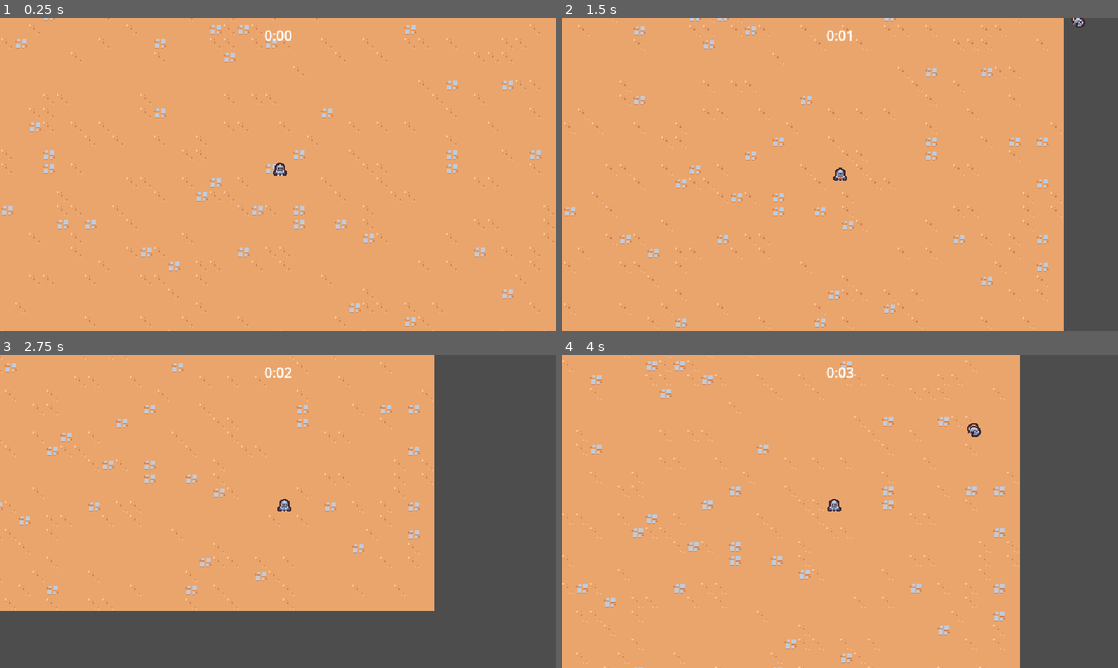
Above: before the commit, frames 1-4 (two rows, left to right).
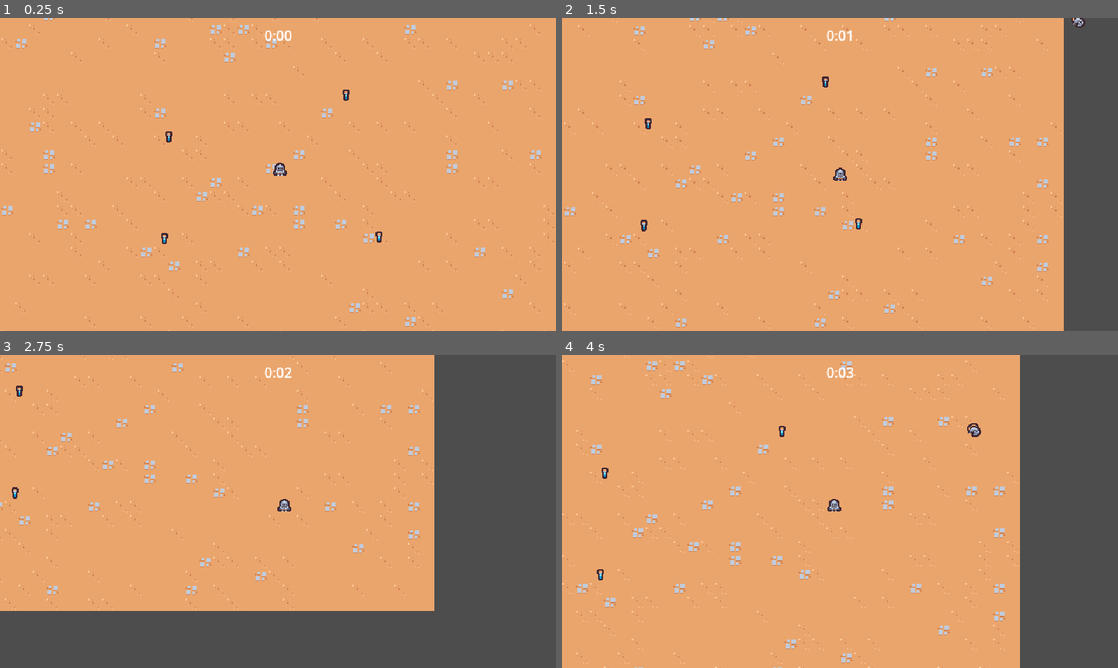
Above: after the commit, the same moments.

Repository: ToraSpaceLab/Survivors
Game: Godot game, scene res://scenes/main/main.tscn
The game is run twice, just before and just after one commit, with the same random seed, the same clock (stepped at 60 frames per second) and the same inputs.
Inputs:
- Up to frame 1 (0.25 s): no input
- Up to frame 2 (1.5 s): hold D (move_right) 0.53-1.28 s; hold S (move_down) from 1.28 s (still down)
- Up to frame 3 (2.75 s): release S (move_down) at 2.03 s; hold D (move_right) from 2.03 s (still down)
- Up to frame 4 (4 s): release D (move_right) at 2.78 s; hold W (move_up) 2.78-3.53 s; hold A (move_left) from 3.53 s (still down)

The runs differ from the first frame. In frame 1, 0.1% of the frame differs, in the area x 29-69%, y 22-73%; in frame 2, 0.1%, in the area x 14-54%, y 18-69%; in frame 3, less than 0.1%; in frame 4, 0.1%.

Commit message:
Experience drops

Diff:
--- a/project.godot
+++ b/project.godot
@@ -60,6 +60,7 @@
 2d_physics/layer_2="Player"
 2d_physics/layer_3="Enemy"
 2d_physics/layer_4="EnemyCollision"
+2d_physics/layer_5="PlayerPickup"
 
 [rendering]
 
--- a/scenes/UI/arena_time_ui.tscn
+++ b/scenes/UI/arena_time_ui.tscn
@@ -1,6 +1,6 @@
 [gd_scene load_steps=2 format=3 uid="uid://c75y2vfdpd7vd"]
 
-[ext_resource type="Script" path="res://scenes/UI/arena_time_ui.gd" id="1_c3fu8"]
+[ext_resource type="Script" path="res://scenes/ui/arena_time_ui.gd" id="1_c3fu8"]
 
 [node name="ArenaTimeUI" type="CanvasLayer"]
 script = ExtResource("1_c3fu8")
--- a/scenes/basic_enemy/basic_enemy.tscn
+++ b/scenes/game_object/basic_enemy/basic_enemy.tscn
@@ -1,7 +1,7 @@
 [gd_scene load_steps=5 format=3 uid="uid://66bjjkexucfi"]
 
-[ext_resource type="Script" path="res://scenes/basic_enemy/basic_enemy.gd" id="1_7r5bd"]
-[ext_resource type="Texture2D" uid="uid://cnlqcakox4jnp" path="res://scenes/basic_enemy/basic_enemy.png" id="1_q0spr"]
+[ext_resource type="Script" path="res://scenes/game_object/basic_enemy/basic_enemy.gd" id="1_7r5bd"]
+[ext_resource type="Texture2D" uid="uid://cnlqcakox4jnp" path="res://scenes/game_object/basic_enemy/basic_enemy.png" id="1_q0spr"]
 
 [sub_resource type="CircleShape2D" id="CircleShape2D_4jjbt"]
 radius = 12.0
--- /dev/null
+++ b/scenes/game_object/experience_vial/experience_vial.gd
@@ -0,0 +1,9 @@
+extends Node2D
+
+
+func _ready() -> void:
+	$Area2D.area_entered.connect(on_area_entered)
+
+
+func on_area_entered(other_area: Area2D):
+	queue_free()
--- /dev/null
+++ b/scenes/game_object/experience_vial/experience_vial.tscn
@@ -0,0 +1,20 @@
+[gd_scene load_steps=4 format=3 uid="uid://qns1ljbbic01"]
+
+[ext_resource type="Texture2D" uid="uid://dl5unxavt3ubc" path="res://scenes/game_object/experience_vial/experience_vial.png" id="1_j23kc"]
+[ext_resource type="Script" path="res://scenes/game_object/experience_vial/experience_vial.gd" id="1_s8y4y"]
+
+[sub_resource type="CircleShape2D" id="CircleShape2D_l7ajp"]
+radius = 16.0
+
+[node name="ExperienceVail" type="Node2D"]
+script = ExtResource("1_s8y4y")
+
+[node name="Area2D" type="Area2D" parent="."]
+collision_layer = 0
+collision_mask = 16
+
+[node name="CollisionShape2D" type="CollisionShape2D" parent="Area2D"]
+shape = SubResource("CircleShape2D_l7ajp")
+
+[node name="Sprite2D" type="Sprite2D" parent="."]
+texture = ExtResource("1_j23kc")
--- a/scenes/game_camera/game_camera.tscn
+++ b/scenes/game_object/game_camera/game_camera.tscn
@@ -1,6 +1,6 @@
 [gd_scene load_steps=2 format=3 uid="uid://157u8i2fen34"]
 
-[ext_resource type="Script" path="res://scenes/game_camera/game_camera.gd" id="1_gkeaw"]
+[ext_resource type="Script" path="res://scenes/game_object/game_camera/game_camera.gd" id="1_gkeaw"]
 
 [node name="GameCamera" type="Camera2D"]
 script = ExtResource("1_gkeaw")
--- a/scenes/player/player.tscn
+++ b/scenes/game_object/player/player.tscn
@@ -1,8 +1,11 @@
-[gd_scene load_steps=5 format=3 uid="uid://8ejylbqrb6kd"]
+[gd_scene load_steps=6 format=3 uid="uid://8ejylbqrb6kd"]
 
-[ext_resource type="Texture2D" uid="uid://c3d2wxkok2yys" path="res://scenes/player/player.png" id="1_2ybfy"]
-[ext_resource type="Script" path="res://scenes/player/player.gd" id="1_k4hjh"]
+[ext_resource type="Texture2D" uid="uid://c3d2wxkok2yys" path="res://scenes/game_object/player/player.png" id="1_2ybfy"]
+[ext_resource type="Script" path="res://scenes/game_object/player/player.gd" id="1_k4hjh"]
 [ext_resource type="PackedScene" uid="uid://blxav2y3kx7xc" path="res://scenes/ability/sword_ability_controller/sword_ability_controller.tscn" id="2_5qvnh"]
+
+[sub_resource type="CircleShape2D" id="CircleShape2D_f16cg"]
+radius = 32.0
 
 [sub_resource type="CircleShape2D" id="CircleShape2D_u1rnc"]
 radius = 5.0
@@ -16,6 +19,14 @@
 
 [node name="SwordAbilityController" parent="AbilityManager" instance=ExtResource("2_5qvnh")]
 
+[node name="Area2D" type="Area2D" parent="."]
+position = Vector2(0, -5)
+collision_layer = 16
+collision_mask = 0
+
+[node name="CollisionShape2D" type="CollisionShape2D" parent="Area2D"]
+shape = SubResource("CircleShape2D_f16cg")
+
 [node name="Sprite2D" type="Sprite2D" parent="."]
 texture = ExtResource("1_2ybfy")
 offset = Vector2(0, -8)
--- a/scenes/main/main.tscn
+++ b/scenes/main/main.tscn
@@ -1,11 +1,12 @@
-[gd_scene load_steps=7 format=4 uid="uid://dlago4n3hu345"]
+[gd_scene load_steps=8 format=4 uid="uid://dlago4n3hu345"]
 
-[ext_resource type="PackedScene" uid="uid://157u8i2fen34" path="res://scenes/game_camera/game_camera.tscn" id="1_7xqpk"]
+[ext_resource type="PackedScene" uid="uid://157u8i2fen34" path="res://scenes/game_object/game_camera/game_camera.tscn" id="1_7xqpk"]
 [ext_resource type="TileSet" uid="uid://c65unnjyof4ru" path="res://resources/tileset.tres" id="1_bh6di"]
-[ext_resource type="PackedScene" uid="uid://c75y2vfdpd7vd" path="res://scenes/UI/arena_time_ui.tscn" id="1_mtiy5"]
+[ext_resource type="PackedScene" uid="uid://c75y2vfdpd7vd" path="res://scenes/ui/arena_time_ui.tscn" id="1_mtiy5"]
 [ext_resource type="PackedScene" uid="uid://fkuwipubfhgf" path="res://scenes/manager/enemy_manager.tscn" id="1_s4oud"]
-[ext_resource type="PackedScene" uid="uid://8ejylbqrb6kd" path="res://scenes/player/player.tscn" id="1_ty46k"]
+[ext_resource type="PackedScene" uid="uid://8ejylbqrb6kd" path="res://scenes/game_object/player/player.tscn" id="1_ty46k"]
 [ext_resource type="PackedScene" uid="uid://cexp3pr866ap4" path="res://scenes/manager/arena_time_manager.tscn" id="2_fwei2"]
+[ext_resource type="PackedScene" uid="uid://qns1ljbbic01" path="res://scenes/game_object/experience_vial/experience_vial.tscn" id="7_52kac"]
 
 [node name="Main" type="Node"]
 
@@ -25,3 +26,15 @@
 
 [node name="Player" parent="." instance=ExtResource("1_ty46k")]
 position = Vector2(322, 176)
+
+[node name="ExperienceVail" parent="." instance=ExtResource("7_52kac")]
+position = Vector2(194, 131)
+
+[node name="ExperienceVail2" parent="." instance=ExtResource("7_52kac")]
+position = Vector2(189, 248)
+
+[node name="ExperienceVail3" parent="." instance=ExtResource("7_52kac")]
+position = Vector2(436, 246)
+
+[node name="ExperienceVail4" parent="." instance=ExtResource("7_52kac")]
+position = Vector2(398, 83)
--- a/scenes/manager/enemy_manager.tscn
+++ b/scenes/manager/enemy_manager.tscn
@@ -1,7 +1,7 @@
 [gd_scene load_steps=3 format=3 uid="uid://fkuwipubfhgf"]
 
 [ext_resource type="Script" path="res://scenes/manager/enemy_manager.gd" id="1_x1o31"]
-[ext_resource type="PackedScene" uid="uid://66bjjkexucfi" path="res://scenes/basic_enemy/basic_enemy.tscn" id="2_jd7vy"]
+[ext_resource type="PackedScene" uid="uid://66bjjkexucfi" path="res://scenes/game_object/basic_enemy/basic_enemy.tscn" id="2_jd7vy"]
 
 [node name="EnemyManager" type="Node"]
 script = ExtResource("1_x1o31")
Renamed: scenes/basic_enemy/basic_enemy.gd -> scenes/game_object/basic_enemy/basic_enemy.gd
Renamed: scenes/basic_enemy/basic_enemy.png -> scenes/game_object/basic_enemy/basic_enemy.png
Not shown, changed: scenes/game_object/basic_enemy/basic_enemy.png.import
Binary file added: scenes/game_object/experience_vial/experience_vial.png
Not shown, changed: scenes/game_object/experience_vial/experience_vial.png.import
Renamed: scenes/game_camera/game_camera.gd -> scenes/game_object/game_camera/game_camera.gd
Renamed: scenes/player/player.gd -> scenes/game_object/player/player.gd
Renamed: scenes/player/player.png -> scenes/game_object/player/player.png
Not shown, added: scenes/game_object/player/player.png.import
